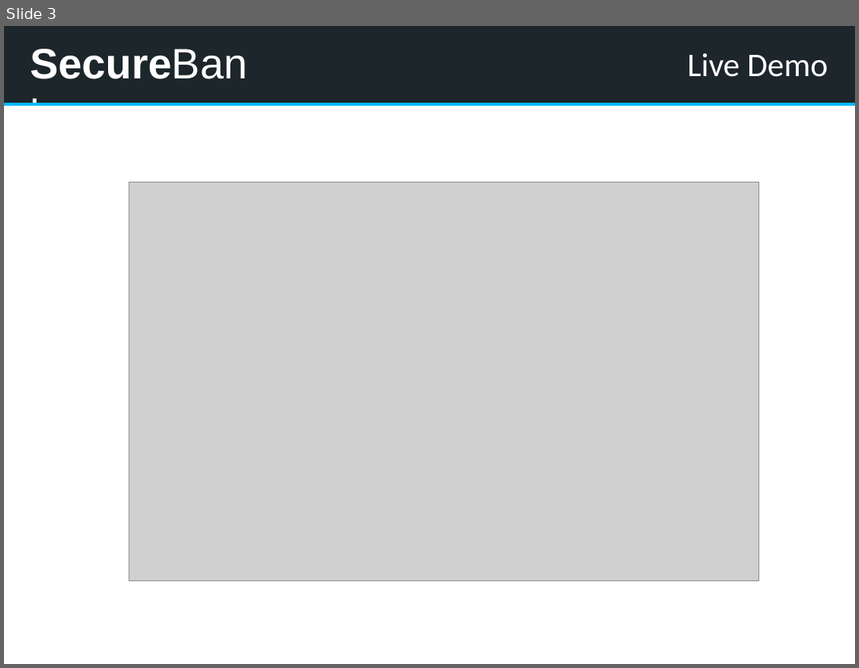
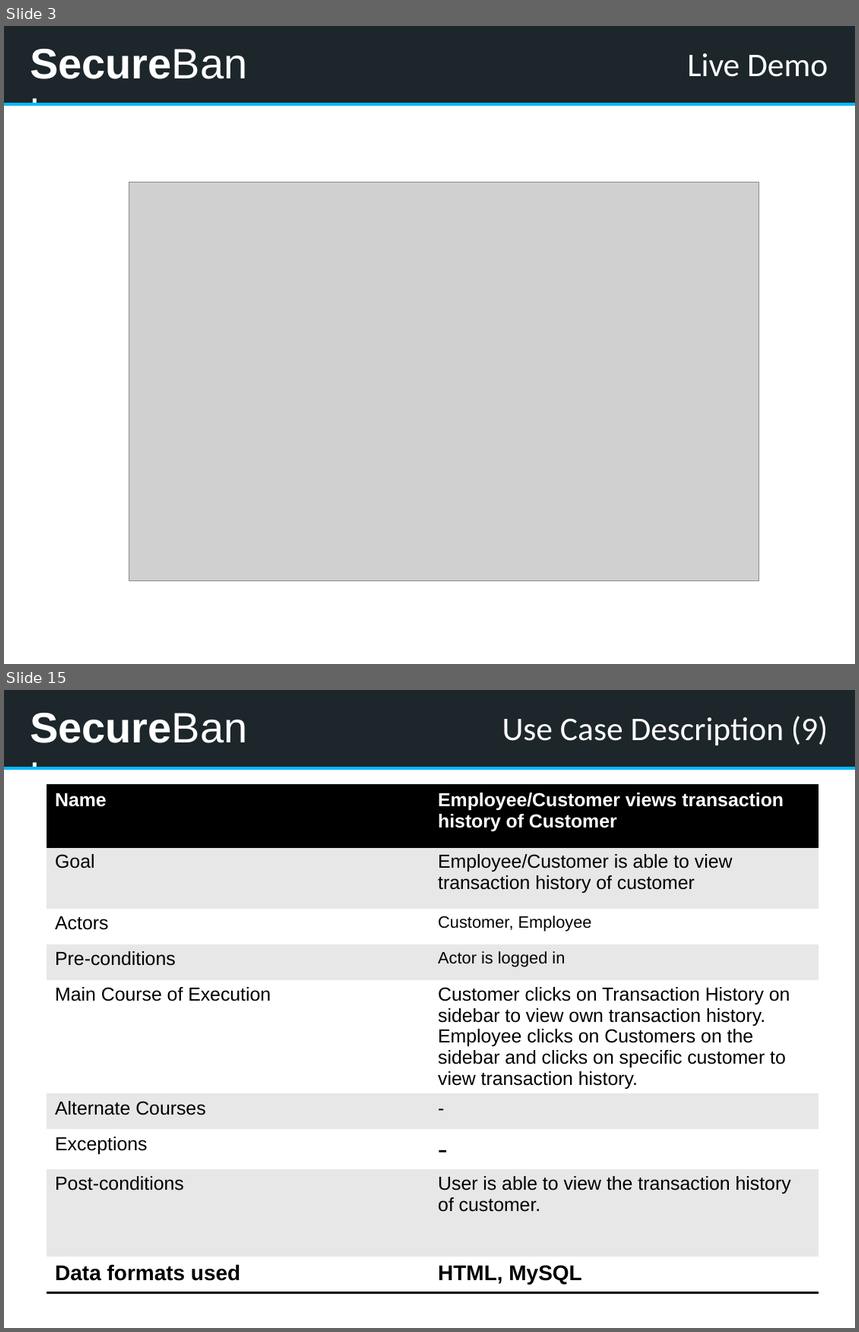
Before and after one commit to kwuerl/secure-coding-team-8, a slide deck: presentation1.pptx. Shown one above the other, each under a label of ours: slide 3 before the commit, slides 3 and 15 after it; the slides between them are not shown. The pictures are 859x668 and 859x1332 pixels, drawn with LibreOffice and Linux fonts; fonts in the diff are those of the drawing; grey boxes stand for pictures. Boxes give left, top, right and bottom in pixels: in the first picture for what was removed or moved away, otherwise in the second. Text is boxed around its words. In the diff, an @@ line names an element or a change of style, - is before the commit and + after.

```diff
--- a/presentation1.pptx
+++ b/presentation1.pptx
@@ slide 15 added at [4, 690, 855, 1328], background #EAEFF4; not listed: 4 template elements that a slide beside it also shows @@
@@ title added at [503, 716, 828, 745], 28 pt, text #FFFFFF @@
+Use Case Description (9)
@@ table added at [47, 785, 819, 1304], 9 rows, 2 columns @@
+Name | Employee/Customer views transaction history of Customer
+Goal | Employee/Customer is able to view transaction history of customer
+Actors | Customer, Employee
+Pre-conditions | Actor is logged in
+Main Course of Execution | Customer clicks on Transaction History on sidebar to view own transaction history. Employee clicks on Customers on the sidebar and clicks on specific customer to view transaction history.
+Alternate Courses | -
+Exceptions | -
+Post-conditions | User is able to view the transaction history of customer.
+Data formats used | HTML, MySQL
```
Also in this commit, not shown: 9 slides changed, 4 other slides added.
